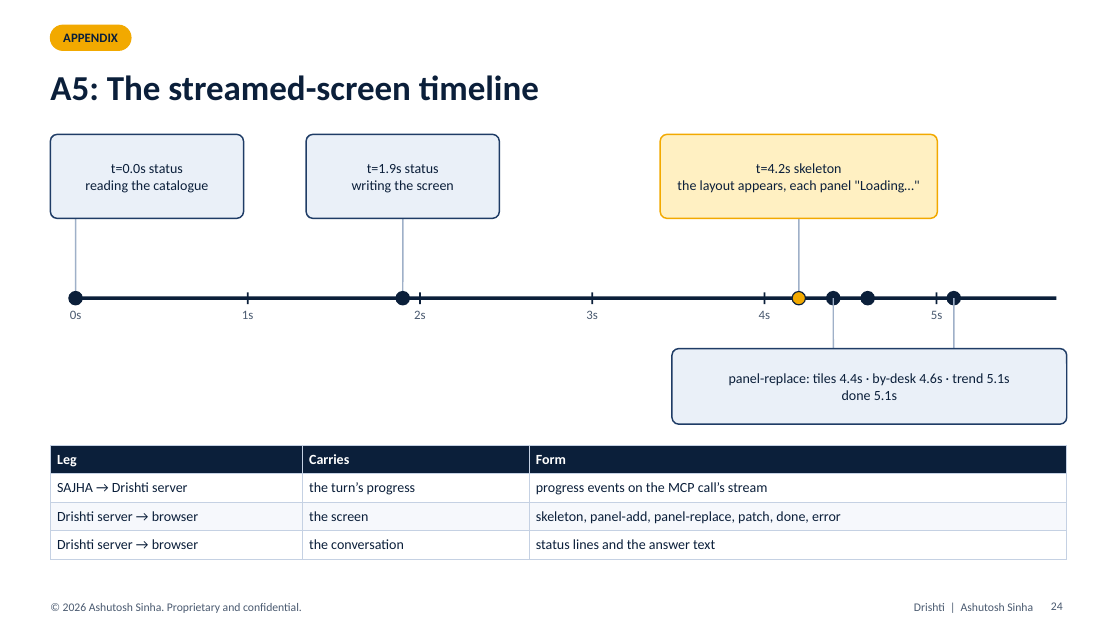
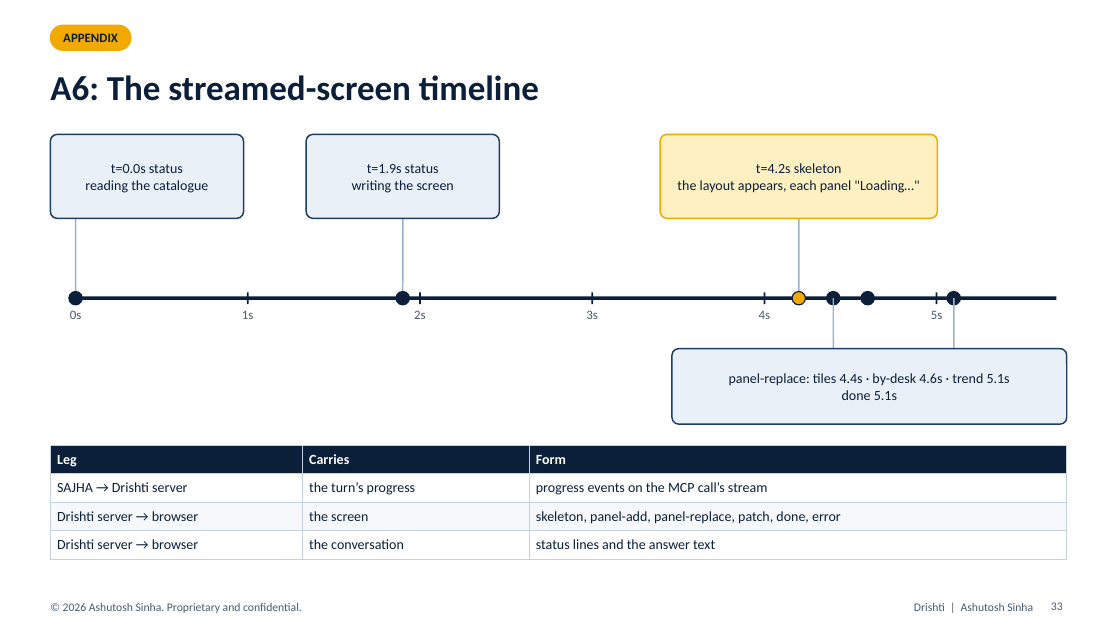
Before and after one commit to ajsinha/drishti, a slide deck: slide 33 of docs/plans/I9_GENUI_SAJHA.pptx (slide 24 before the commit). Drawn at 1120x630 pixels with LibreOffice and Linux fonts; fonts in the diff are those of the drawing. Boxes give left, top, right and bottom in pixels: in the first picture for what was removed or moved away, otherwise in the second. Text is boxed around its words. In the diff, an @@ line names an element or a change of style, - is before the commit and + after.

```diff
--- a/docs/plans/I9_GENUI_SAJHA.pptx
+++ b/docs/plans/I9_GENUI_SAJHA.pptx
@@ title at (50,75,539,101): text changed @@
-A5: The streamed-screen timeline
+A6: The streamed-screen timeline
@@ page number at (1051,602,1063,610): text changed @@
-24
+33
```
Also in this commit, not shown: 19 other slides changed, 14 slides added.
